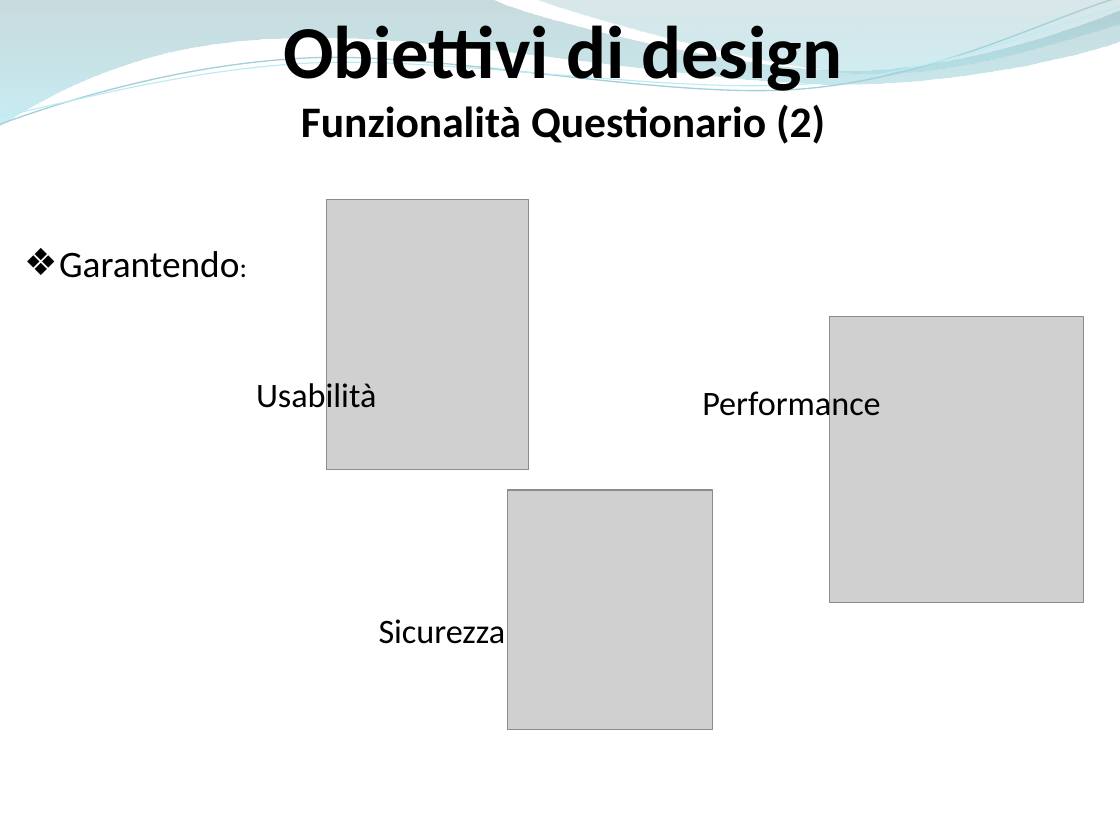
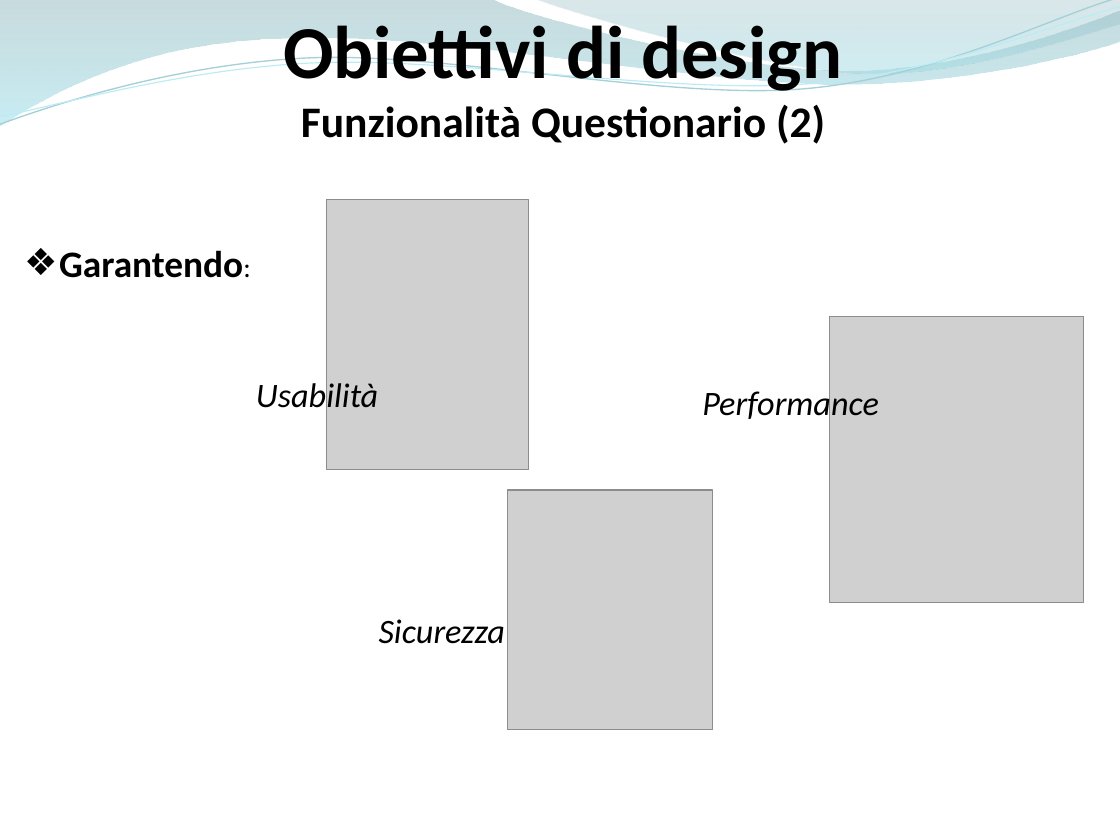
Before and after one commit to ammirate/at-silo, a slide deck: slide 16 of Presentazione/Atsilo3/Atsilo_H_PresentazioneFinale.pptx. Drawn at 1120x840 pixels with LibreOffice and Linux fonts; fonts in the diff are those of the drawing; grey boxes stand for pictures. Boxes give left, top, right and bottom in pixels: in the first picture for what was removed or moved away, otherwise in the second. Text is boxed around its words. In the diff, an @@ line names an element or a change of style, - is before the commit and + after.

```diff
--- a/Presentazione/Atsilo3/Atsilo_H_PresentazioneFinale.pptx
+++ b/Presentazione/Atsilo3/Atsilo_H_PresentazioneFinale.pptx
@@ text "Garantendo:" at [59,250,243,278]: bold on @@
@@ italic on in 3 elements at [379,619,506,644], [702,387,879,424], [256,379,378,416] @@
```
Also in this commit, not shown: 14 other slides changed.
